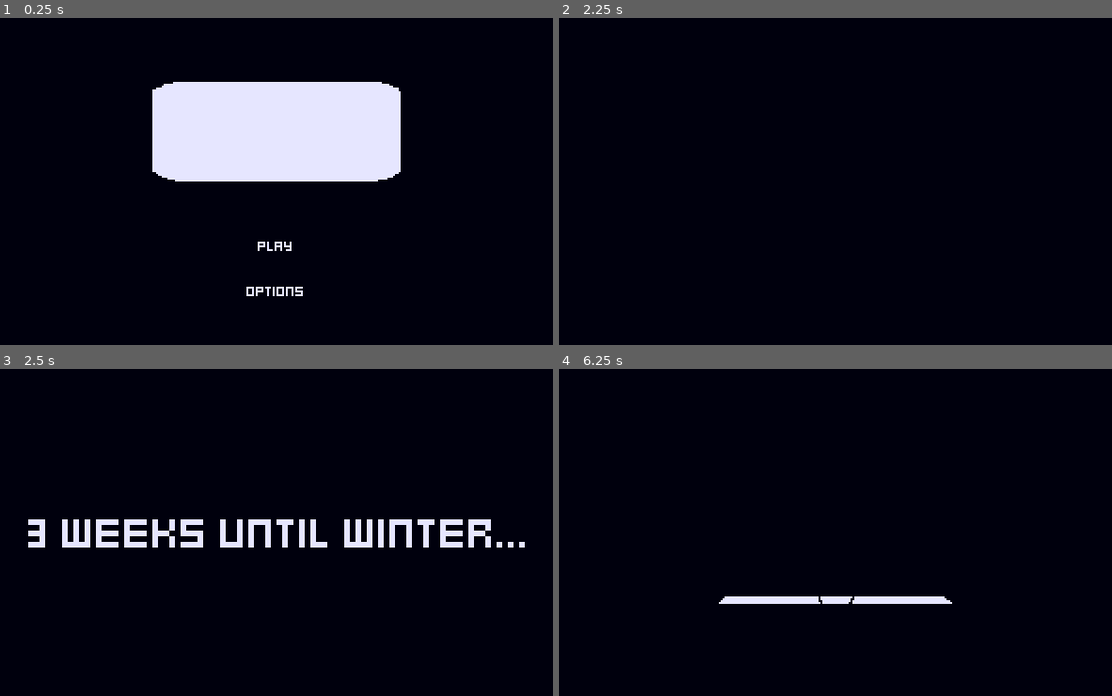
Above: before the commit, frames 1-4 (two rows, left to right).
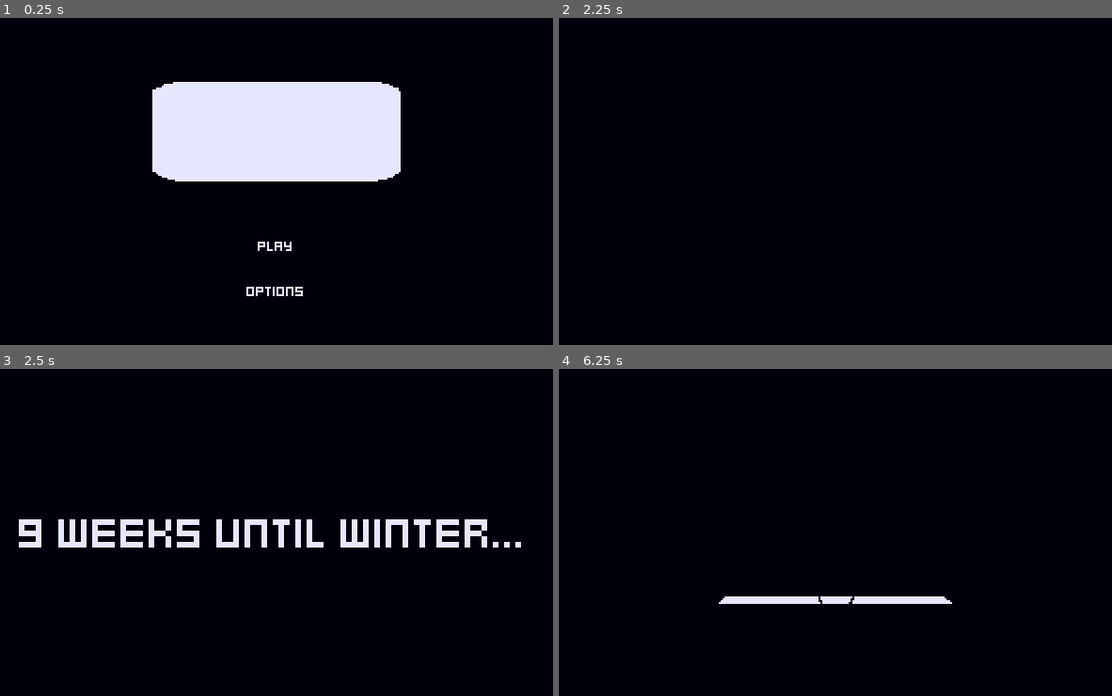
Above: after the commit, the same moments.

Repository: songbirdgamedev/b1t-jam-3-offering
Game: Godot game, scene res://scenes/title_screen.tscn
Same seed, same stepped clock (60 frames per second), same inputs: the game is played once before the commit and once after it. The engine's default icon, where the game draws it, is replaced by a stand-in: a white triangle on a blue panel in a dark square.
Inputs (mouse positions are in pixels of both pictures, inside the frame that each line leads up to):
- Up to frame 1 (0.25 s): no input
- Up to frame 2 (2.25 s): click "Play" at 0.5 s; click (835, 191) at 1.27 s; type "Alex" at 1.35 s; click "Enter" at 2 s
- Up to frame 3 (2.5 s): no input
- Up to frame 4 (6.25 s): tap Enter at 2.75 s; move the mouse to (968, 512) at 2.77 s; click (968, 512) at 2.85 s; click (968, 512) at 3.5 s; move the mouse to (713, 545) at 3.52 s; click (713, 545) at 3.6 s; click (713, 545) at 4.25 s; move the mouse to (896, 454) at 4.27 s; click (896, 454) at 4.35 s; click (896, 454) at 5 s; move the mouse to (807, 597) at 5.02 s; click (807, 597) at 5.1 s; click (807, 597) at 5.75 s; move the mouse to (1017, 578) at 5.77 s; click (1017, 578) at 5.85 s

Frames 1-2 are identical in both runs. In frame 3, 3.0% of the frame differs, in the area x 3-95%, y 45-55%; in frame 4, nothing differs.

Commit message:
Add end screen

Diff:
--- a/project.godot
+++ b/project.godot
@@ -21,6 +21,7 @@
 LevelManager="*res://scripts/autoloads/level_manager.gd"
 TextManager="*res://scripts/autoloads/text_manager.gd"
 ScenarioManager="*res://scripts/autoloads/scenario_manager.gd"
+AudioManager="*res://scenes/autoloads/audio_manager.tscn"
 
 [display]
 
--- /dev/null
+++ b/scenes/autoloads/audio_manager.tscn
@@ -0,0 +1,3 @@
+[gd_scene format=3 uid="uid://ctbrd0cb73wce"]
+
+[node name="AudioManager" type="Node"]
--- a/scenes/dialogue.tscn
+++ b/scenes/dialogue.tscn
@@ -1,9 +1,27 @@
-[gd_scene load_steps=12 format=3 uid="uid://d3alufwghkqoq"]
+[gd_scene load_steps=19 format=3 uid="uid://d3alufwghkqoq"]
 
 [ext_resource type="Texture2D" uid="uid://brtumap3w2vj3" path="res://assets/sprites/king.png" id="1_3n4vj"]
 [ext_resource type="Script" uid="uid://dmj6d1wo86v2r" path="res://scripts/dialogue.gd" id="1_bfpow"]
 [ext_resource type="PackedScene" uid="uid://c844pkcuoapm0" path="res://scenes/text_box.tscn" id="1_jwyou"]
 [ext_resource type="Texture2D" uid="uid://blmcon41pobel" path="res://assets/sprites/Jeremy.png" id="2_fyky8"]
+[ext_resource type="Texture2D" uid="uid://0wdta4hc3gui" path="res://icon.svg" id="2_led2e"]
+[ext_resource type="Texture2D" uid="uid://0ytlsuoh4mbn" path="res://assets/sprites/end_screen.png" id="5_vogiq"]
+
+[sub_resource type="AtlasTexture" id="AtlasTexture_tp716"]
+atlas = ExtResource("2_led2e")
+region = Rect2(32, 64, 32, 32)
+
+[sub_resource type="AtlasTexture" id="AtlasTexture_03vpb"]
+atlas = ExtResource("2_led2e")
+region = Rect2(32, 32, 32, 32)
+
+[sub_resource type="AtlasTexture" id="AtlasTexture_ccu7b"]
+atlas = ExtResource("2_led2e")
+region = Rect2(64, 32, 32, 32)
+
+[sub_resource type="AtlasTexture" id="AtlasTexture_6xhvj"]
+atlas = ExtResource("2_led2e")
+region = Rect2(64, 64, 32, 32)
 
 [sub_resource type="AtlasTexture" id="AtlasTexture_led2e"]
 atlas = ExtResource("2_fyky8")
@@ -29,8 +47,29 @@
 atlas = ExtResource("1_3n4vj")
 region = Rect2(0, 0, 128, 128)
 
+[sub_resource type="AtlasTexture" id="AtlasTexture_sv5jy"]
+atlas = ExtResource("5_vogiq")
+region = Rect2(0, 0, 128, 128)
+
 [sub_resource type="SpriteFrames" id="SpriteFrames_bfpow"]
 animations = [{
+"frames": [{
+"duration": 1.0,
+"texture": SubResource("AtlasTexture_tp716")
+}, {
+"duration": 1.0,
+"texture": SubResource("AtlasTexture_03vpb")
+}, {
+"duration": 1.0,
+"texture": SubResource("AtlasTexture_ccu7b")
+}, {
+"duration": 1.0,
+"texture": SubResource("AtlasTexture_6xhvj")
+}],
+"loop": true,
+"name": &"deity",
+"speed": 5.0
+}, {
 "frames": [{
 "duration": 1.0,
 "texture": SubResource("AtlasTexture_led2e")
@@ -58,6 +97,14 @@
 "loop": true,
 "name": &"king",
 "speed": 8.0
+}, {
+"frames": [{
+"duration": 1.0,
+"texture": SubResource("AtlasTexture_sv5jy")
+}],
+"loop": true,
+"name": &"nobody",
+"speed": 5.0
 }]
 
 [node name="Dialogue" type="CanvasLayer"]
@@ -71,7 +118,7 @@
 [node name="Requester" type="AnimatedSprite2D" parent="."]
 position = Vector2(160, 66)
 sprite_frames = SubResource("SpriteFrames_bfpow")
-animation = &"jeremy"
+animation = &"nobody"
 autoplay = "jeremy"
 
 [node name="TextBox" parent="." instance=ExtResource("1_jwyou")]
--- a/scenes/time_left.tscn
+++ b/scenes/time_left.tscn
@@ -12,14 +12,13 @@
 color = Color(0, 0, 0, 1)
 
 [node name="Label" type="RichTextLabel" parent="."]
-offset_left = 28.0
+offset_left = 20.0
 offset_top = 76.0
-offset_right = 292.0
+offset_right = 296.0
 offset_bottom = 108.0
 theme_override_fonts/normal_font = ExtResource("1_3xfnq")
 theme_override_font_sizes/normal_font_size = 24
 bbcode_enabled = true
-text = "9 weeks until winter"
 scroll_active = false
 autowrap_mode = 0
 horizontal_alignment = 1
--- /dev/null
+++ b/scripts/autoloads/audio_manager.gd
@@ -0,0 +1 @@
+extends Node
--- a/scripts/autoloads/scenario_manager.gd
+++ b/scripts/autoloads/scenario_manager.gd
@@ -21,20 +21,182 @@
 		Option.new("test six", {
 			"village_approval": 55
 		})
-	])
+	]),
+	Scenario.new("You need to test a scenaritwo!", [
+		Option.new("test one", {
+			"village_approval": 5
+		}),
+		Option.new("test two", {
+			"village_approval": -1
+		}),
+		Option.new("test three", {
+			"village_approval": 50
+		}),
+		Option.new("test four", {
+			"village_approval": -10
+		}),
+		Option.new("test five", {
+			"village_approval": 10
+		}),
+		Option.new("test six", {
+			"village_approval": 55
+		})
+	]),
+	Scenario.new("You need to test a scenario 3!", [
+		Option.new("test one", {
+			"village_approval": 5
+		}),
+		Option.new("test two", {
+			"village_approval": -1
+		}),
+		Option.new("test three", {
+			"village_approval": 50
+		}),
+		Option.new("test four", {
+			"village_approval": -10
+		}),
+		Option.new("test five", {
+			"village_approval": 10
+		}),
+		Option.new("test six", {
+			"village_approval": 55
+		})
+	]),
 ]
 
-var mid: Array[Scenario] = []
-
-var late: Array[Scenario] = []
+var mid: Array[Scenario] = [
+	Scenario.new("You need to test a scenario!", [
+		Option.new("test one", {
+			"village_approval": 5
+		}),
+		Option.new("test two", {
+			"village_approval": -1
+		}),
+		Option.new("test three", {
+			"village_approval": 50
+		}),
+		Option.new("test four", {
+			"village_approval": -10
+		}),
+		Option.new("test five", {
+			"village_approval": 10
+		}),
+		Option.new("test six", {
+			"village_approval": 55
+		})
+	]),
+	Scenario.new("You need to test a scenaritwo!", [
+		Option.new("test one", {
+			"village_approval": 5
+		}),
+		Option.new("test two", {
+			"village_approval": -1
+		}),
+		Option.new("test three", {
+			"village_approval": 50
+		}),
+		Option.new("test four", {
+			"village_approval": -10
+		}),
+		Option.new("test five", {
+			"village_approval": 10
+		}),
+		Option.new("test six", {
+			"village_approval": 55
+		})
+	]),
+	Scenario.new("You need to test a scenario 3!", [
+		Option.new("test one", {
+			"village_approval": 5
+		}),
+		Option.new("test two", {
+			"village_approval": -1
+		}),
+		Option.new("test three", {
+			"village_approval": 50
+		}),
+		Option.new("test four", {
+			"village_approval": -10
+		}),
+		Option.new("test five", {
+			"village_approval": 10
+		}),
+		Option.new("test six", {
+			"village_approval": 55
+		})
+	]),
+]
+
+var late: Array[Scenario] = [
+	Scenario.new("You need to test a scenario!", [
+		Option.new("test one", {
+			"village_approval": 5
+		}),
+		Option.new("test two", {
+			"village_approval": -1
+		}),
+		Option.new("test three", {
+			"village_approval": 50
+		}),
+		Option.new("test four", {
+			"village_approval": -10
+		}),
+		Option.new("test five", {
+			"village_approval": 10
+		}),
+		Option.new("test six", {
+			"village_approval": 55
+		})
+	]),
+	Scenario.new("You need to test a scenaritwo!", [
+		Option.new("test one", {
+			"village_approval": 5
+		}),
+		Option.new("test two", {
+			"village_approval": -1
+		}),
+		Option.new("test three", {
+			"village_approval": 50
+		}),
+		Option.new("test four", {
+			"village_approval": -10
+		}),
+		Option.new("test five", {
+			"village_approval": 10
+		}),
+		Option.new("test six", {
+			"village_approval": 55
+		})
+	]),
+	Scenario.new("You need to test a scenario 3!", [
+		Option.new("test one", {
+			"village_approval": 5
+		}),
+		Option.new("test two", {
+			"village_approval": -1
+		}),
+		Option.new("test three", {
+			"village_approval": 50
+		}),
+		Option.new("test four", {
+			"village_approval": -10
+		}),
+		Option.new("test five", {
+			"village_approval": 10
+		}),
+		Option.new("test six", {
+			"village_approval": 55
+		})
+	]),
+]
 
 
 func get_scenario() -> Scenario:
 	var weeks = GameManager.weeks_left
 	var list: Array[Scenario]
-	if weeks >= 7:
+	if weeks >= 6:
 		list = early
-	elif weeks >= 4:
+	elif weeks >= 3:
 		list = mid
 	else:
 		list = late
--- a/scripts/autoloads/text_manager.gd
+++ b/scripts/autoloads/text_manager.gd
@@ -21,6 +21,7 @@
 var early: Array[TextCharacter]
 var mid: Array[TextCharacter]
 var late: Array[TextCharacter]
+var end: TextCharacter
 var current: TextCharacter
 
 
@@ -45,9 +46,82 @@
 			"This is a second test dialogue for the early game.",
 			"Let's see if it works."
 		],
-		Character.KING)
+		Character.KING),
+		TextCharacter.new([
+			"Hi " + GameManager.player_name + ", that decision was pretty easy I bet. I think you're up for something a bit harder.",
+			"Good luck!"
+		],
+		Character.JEREMY),
 	]
+	mid = [
+		TextCharacter.new([
+			"Hi " + GameManager.player_name + ", that decision was pretty easy I bet. I think you're up for something a bit harder.",
+			"Good luck!"
+		],
+		Character.JEREMY),
+		TextCharacter.new([
+			"This is a second test dialogue for the early game.",
+			"Let's see if it works."
+		],
+		Character.KING),
+		TextCharacter.new([
+			"Hi " + GameManager.player_name + ", that decision was pretty easy I bet. I think you're up for something a bit harder.",
+			"Good luck!"
+		],
+		Character.JEREMY),
+		TextCharacter.new([
+			"Hi " + GameManager.player_name + ", that decision was pretty easy I bet. I think you're up for something a bit harder.",
+			"Good luck!"
+		],
+		Character.JEREMY),
+	]
+	late = [
+		TextCharacter.new([
+			"Hi " + GameManager.player_name + ", that decision was pretty easy I bet. I think you're up for something a bit harder.",
+			"Good luck!"
+		],
+		Character.JEREMY),
+		TextCharacter.new([
+			"This is a second test dialogue for the early game.",
+			"Let's see if it works."
+		],
+		Character.KING),
+		TextCharacter.new([
+			"Hi " + GameManager.player_name + ", that decision was pretty easy I bet. I think you're up for something a bit harder.",
+			"Good luck!"
+		],
+		Character.JEREMY),
+		TextCharacter.new([
+			"Hi " + GameManager.player_name + ", that decision was pretty easy I bet. I think you're up for something a bit harder.",
+			"Good luck!"
+		],
+		Character.JEREMY),
+	]
+	end = TextCharacter.new([
+		"Thanks for playing, " + GameManager.player_name,
+	],
+	Character.DEITY)
 
 
-func set_current(text: TextCharacter) -> void:
-	current = text
+func set_current() -> void:
+	var weeks = GameManager.weeks_left
+	var list: Array[TextCharacter]
+	if weeks < 0:
+		current = end
+		return
+	if weeks >= 6:
+		list = early
+	elif weeks >= 3:
+		list = mid
+	else:
+		list = late
+	list.shuffle()
+	current =  list.pop_back()
+
+
+func get_text() -> Array[String]:
+	return current.text
+
+
+func get_character() -> int:
+	return current.character
--- a/scripts/decision.gd
+++ b/scripts/decision.gd
@@ -34,3 +34,4 @@
 func _on_decision_button_pressed() -> void:
 	decision_made.emit()
 	text_box.process_mode = Node.PROCESS_MODE_ALWAYS
+	buttons.hide()
--- a/scripts/dialogue.gd
+++ b/scripts/dialogue.gd
@@ -22,6 +22,8 @@
 			requester.play("jeremy")
 		Character.KING:
 			requester.play("king")
+		Character.DEITY:
+			requester.play("deity")
 	for line in lines:
 		text_box.queue_text(line)
 
--- a/scripts/game_running.gd
+++ b/scripts/game_running.gd
@@ -19,7 +19,14 @@
 
 
 func _on_dialogue_dialogue_finished() -> void:
-	animation_player.play("dialogue_to_decision")
+	if GameManager.weeks_left < 0:
+		end_game()
+	else:
+		animation_player.play("dialogue_to_decision")
+
+
+func end_game() -> void:
+	LevelManager.restart_game()
 
 
 func _on_animation_player_animation_finished(anim_name: StringName) -> void:
@@ -30,4 +37,7 @@
 
 func _on_decision_decision_made() -> void:
 	time_left.set_text()
+	TextManager.set_current()
 	animation_player.play("decision_to_dialogue")
+	await animation_player.animation_finished
+	dialogue.show_dialogue(TextManager.get_text(), TextManager.get_character())
--- a/scripts/time_left.gd
+++ b/scripts/time_left.gd
@@ -9,12 +9,11 @@
 
 func set_text() -> void:
 	weeks = GameManager.weeks_left
-	print(weeks)
-	print(str(weeks))
 	if weeks == 2:
 		label.text = "[shake]" + str(weeks)  + " weeks until winter..."
 	elif weeks == 1:
 		label.text = "[shake]" + str(weeks)  + " week until winter..."
 	else:
+		print(str(weeks) + " weeks until winter...")
 		label.text = str(weeks) + " weeks until winter..."
 	GameManager.weeks_left -= 1
Not shown, added: assets/sounds/jeremy_voice.mp3.import
Binary file added: assets/sprites/end_screen.png
Not shown, added: assets/sprites/end_screen.png.import
Not shown, added: scripts/autoloads/audio_manager.gd.uid
Not shown, added: assets/sounds/jeremy_voice.mp3
